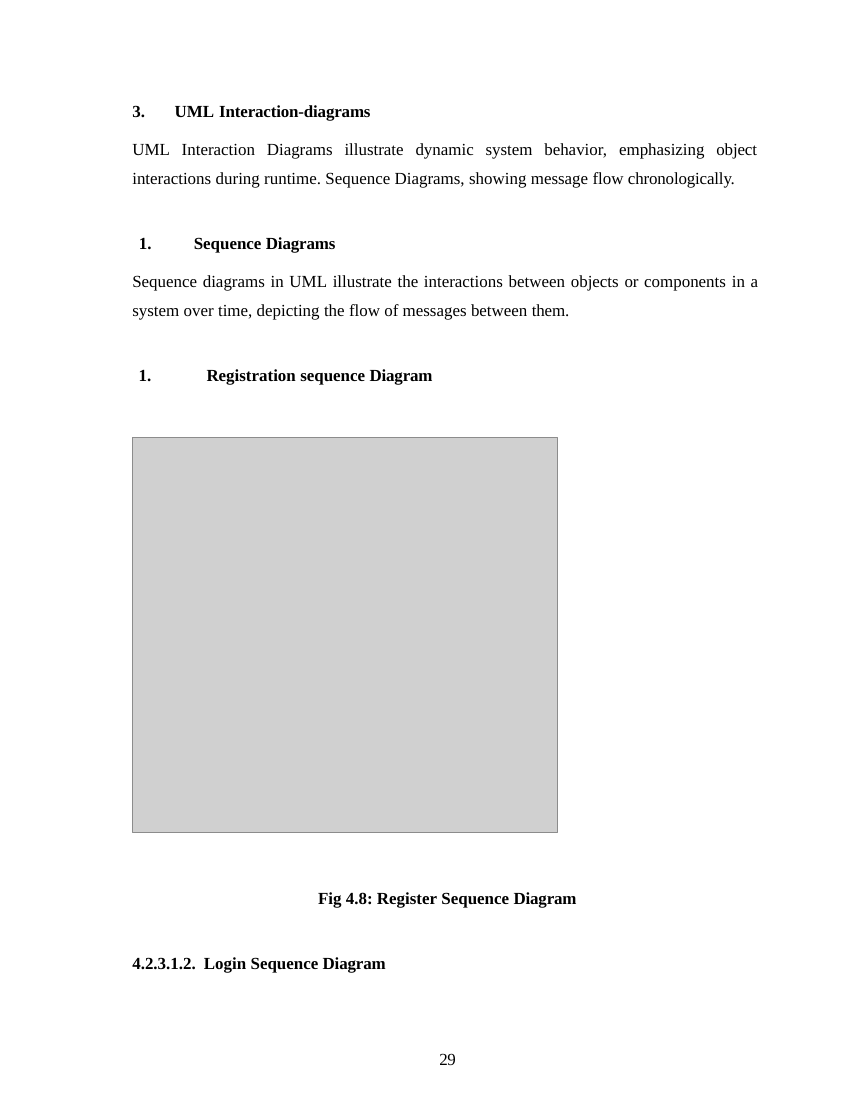
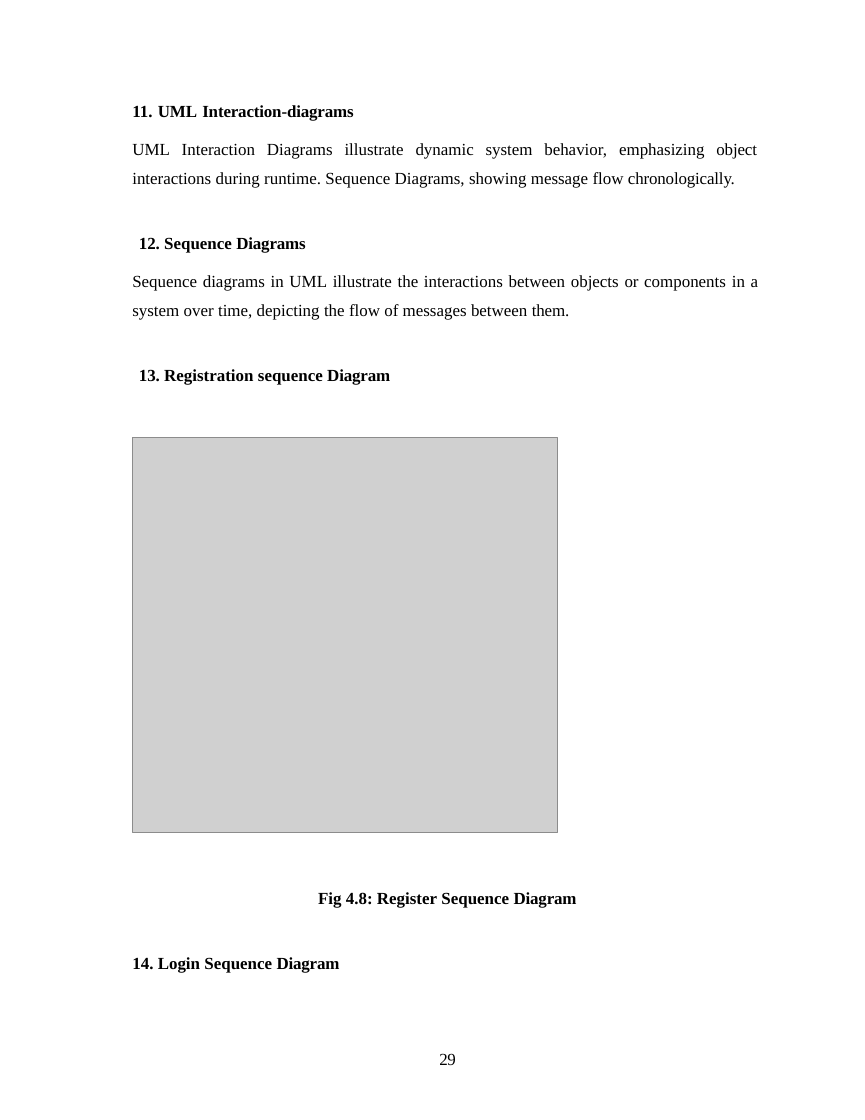
Before and after one commit to Hasnain-malikk/Auction-abode-frontend, a slide deck: slide 38 of Final Docu Auction.pptx. Drawn at 865x1120 pixels with LibreOffice and Linux fonts; fonts in the diff are those of the drawing; grey boxes stand for pictures. Boxes give left, top, right and bottom in pixels: in the first picture for what was removed or moved away, otherwise in the second. Text is boxed around its words. In the diff, an @@ line names an element or a change of style, - is before the commit and + after.

```diff
--- a/Final Docu Auction.pptx
+++ b/Final Docu Auction.pptx
@@ text at bbox=[158, 105, 390, 385]: indent changed; list level 4 to 9 in "Sequence Diagrams" @@
@@ text at bbox=[158, 957, 340, 973]: text changed @@
-4.2.3.1.2. Login Sequence Diagram
+14. Login Sequence Diagram
```
Also in this commit, not shown: 47 other slides changed, 2 other files.
